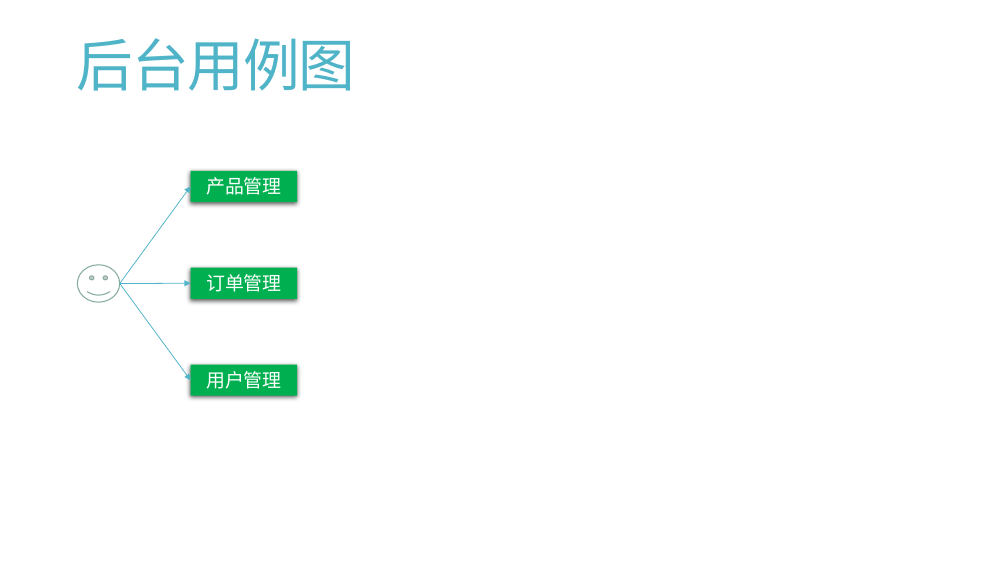
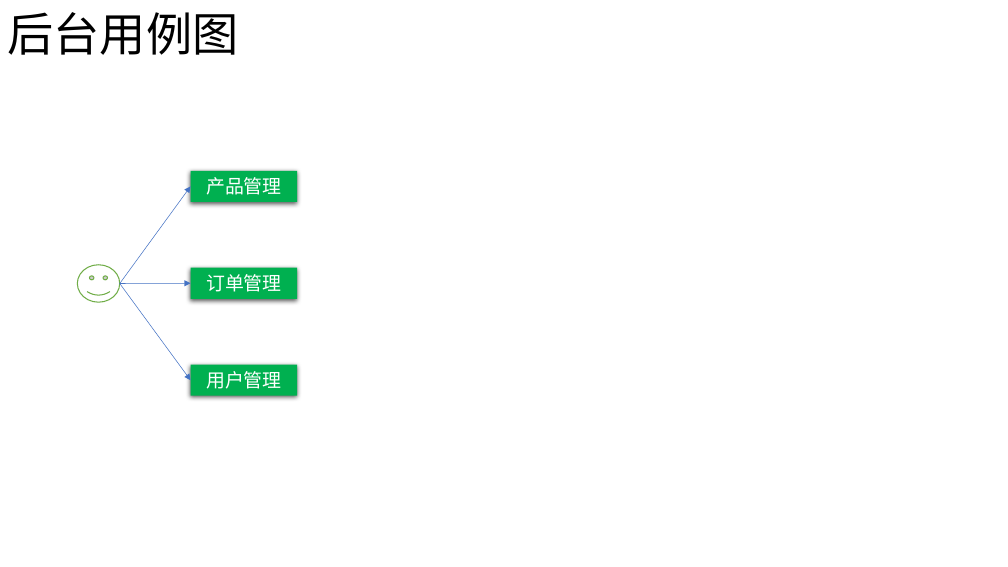
Before and after one commit to n490808114/Java_Shopping_System, a slide deck: slide 3 of Shop Web.pptx. Drawn at 1008x567 pixels with LibreOffice and Linux fonts; fonts in the diff are those of the drawing. Boxes give left, top, right and bottom in pixels: in the first picture for what was removed or moved away, otherwise in the second. Text is boxed around its words. In the diff, an @@ line names an element or a change of style, - is before the commit and + after.

```diff
--- a/Shop Web.pptx
+++ b/Shop Web.pptx
@@ title "后台用例图": place and size @@
-title "后台用例图" at box(77, 38, 356, 91)
+title "后台用例图" at box(8, 12, 239, 55)
@@ title "后台用例图" at box(8, 12, 239, 55): size 54 to 44 pt, font Calibri to Noto Sans CJK SC, text colour #50B4C8 to #000000, letter spacing -1.2 to 0 pt; line spacing 0.85 to 0.9 @@
@@ rectangle "产品管理" at box(191, 171, 297, 202): font Calibri to Noto Sans CJK SC @@
@@ arrow (119, 284) - (191, 186): stroke #50B4C8 0.75 pt to #4472C4 0.5 pt @@
@@ smiley face at box(77, 265, 119, 302): outline #84AC9D 1 pt to #70AD47 1 pt @@
@@ arrow (119, 284) - (191, 284): stroke #50B4C8 0.75 pt to #4472C4 0.5 pt @@
@@ arrow (119, 284) - (191, 380): stroke #50B4C8 0.75 pt to #4472C4 0.5 pt @@
@@ rectangle "用户管理" at box(191, 364, 297, 395): font Calibri to Noto Sans CJK SC @@
```
Also in this commit, not shown: 2 other slides changed, 8 slides added.
